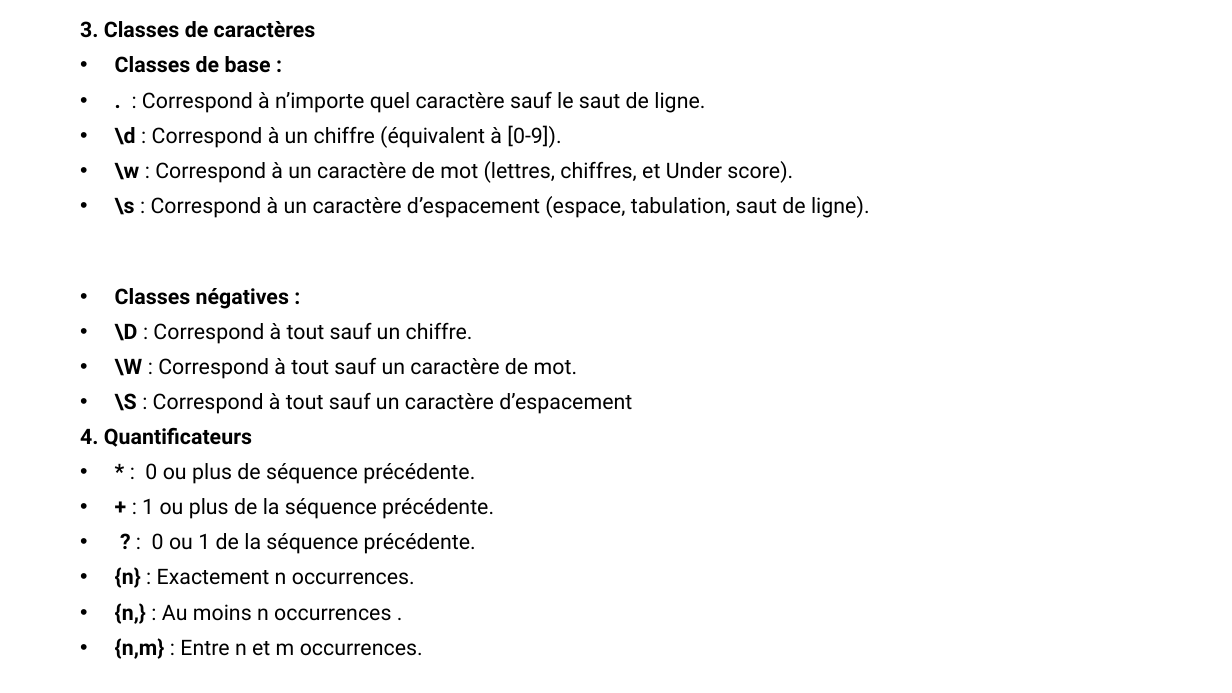
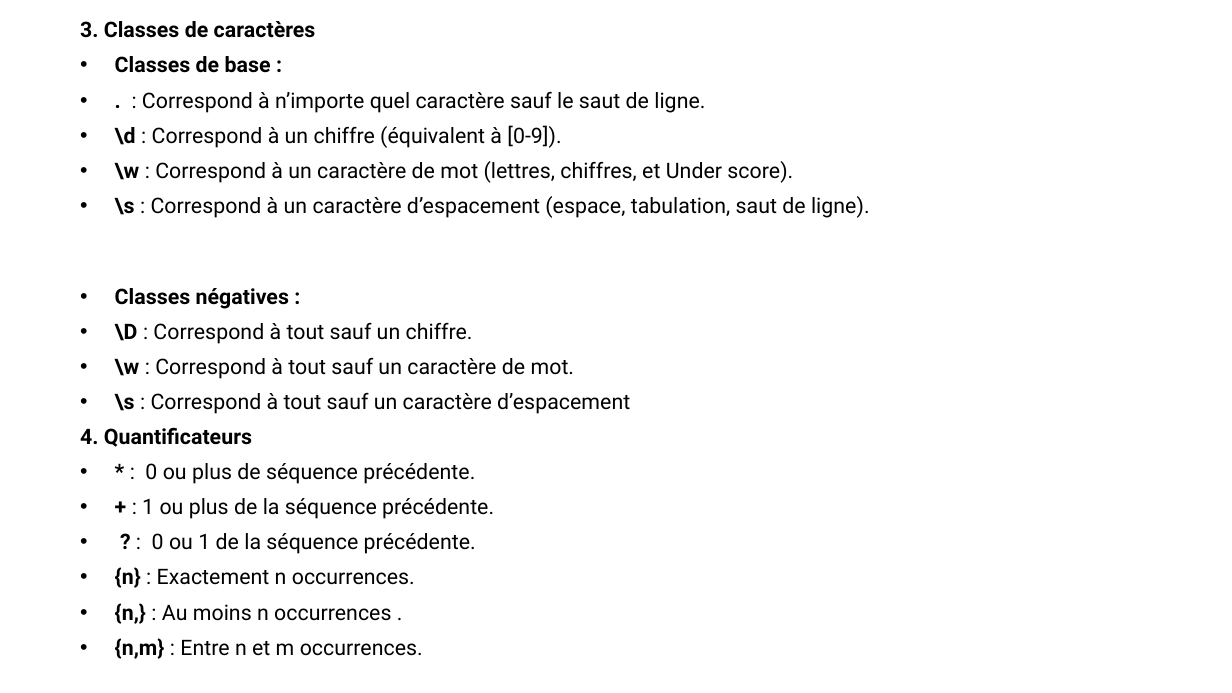
Before and after one commit to alimakri/DanCookStage, a slide deck: slide 7 of Documents/DanCook_Stage.pptx. Drawn at 1232x693 pixels with LibreOffice and Linux fonts; fonts in the diff are those of the drawing. Boxes give left, top, right and bottom in pixels: in the first picture for what was removed or moved away, otherwise in the second. Text is boxed around its words. In the diff, an @@ line names an element or a change of style, - is before the commit and + after.

```diff
--- a/Documents/DanCook_Stage.pptx
+++ b/Documents/DanCook_Stage.pptx
@@ text at (x1=115, y1=358, x2=630, y2=414): text changed @@
-• \W : Correspond à tout sauf un caractère de mot.
-• \S : Correspond à tout sauf un caractère d’espacement
+• \w : Correspond à tout sauf un caractère de mot.
+• \s : Correspond à tout sauf un caractère d’espacement
```
Also in this commit, not shown: 2 other files.
